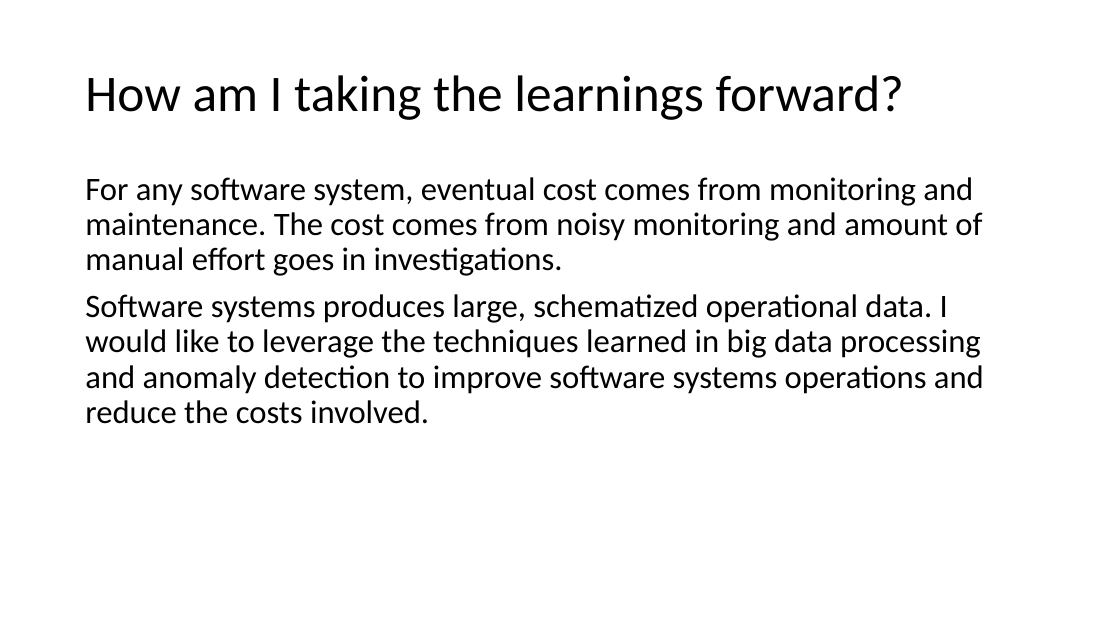
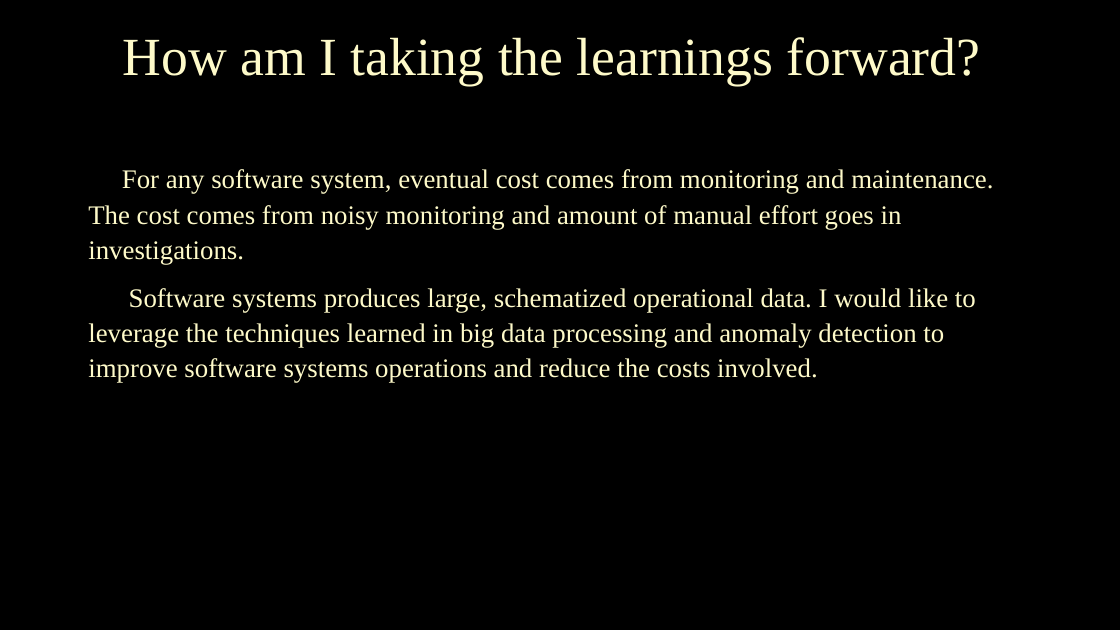
Before and after one commit to srihari-busam/MS-ADS-Portfolio, a slide deck: slide 17 of MS ADS.pptx. Drawn at 1120x630 pixels with LibreOffice and Linux fonts; fonts in the diff are those of the drawing; background and template pictures are left out. Boxes give left, top, right and bottom in pixels: in the first picture for what was removed or moved away, otherwise in the second. Text is boxed around its words. In the diff, an @@ line names an element or a change of style, - is before the commit and + after.

```diff
--- a/MS ADS.pptx
+++ b/MS ADS.pptx
@@ background #FFFFFF to picture (left out) @@
@@ title "How am I taking the ...": place and size @@
-title "How am I taking the ..." at (85,75,904,120)
+title "How am I taking the ..." at (123,37,981,85)
@@ title "How am I taking the ..." at (123,37,981,85): size 44 to 46 pt, font Calibri to Times New Roman, text colour #000000 to #FEFAC9, letter outline none to #404040 0.75 pt; alignment left to centre @@
@@ text "For any software system, eventual ...": place and size @@
-text "For any software system, eventual ..." at (85,177,984,424)
+text "For any software system, eventual ..." at (88,169,993,383)
@@ text "For any software system, eventual ..." at (88,169,993,383): size 28 to 23 pt, font Calibri to Times New Roman, text colour #000000 to #FEFAC9, letter outline none to #404040 0.75 pt; line spacing 0.9 to 1.1 @@
```
Also in this commit, not shown: 16 other slides changed, 1 slide added, 1 slide removed, 1 other file.
